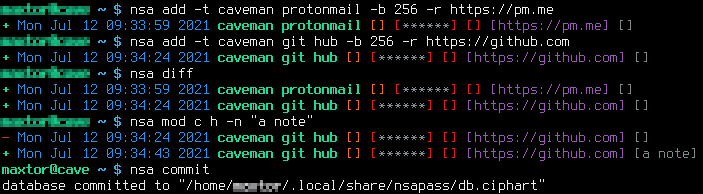
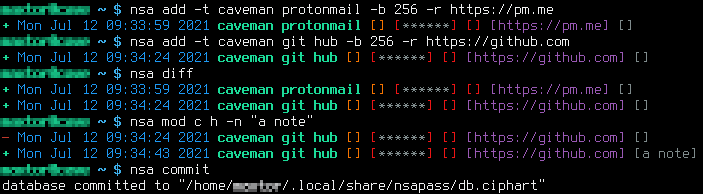
Comparing the layer stacks of the two 703×194 images. Changes:
painted on "maxtor@cave:~" over left=0, top=164, right=90, bottom=176
